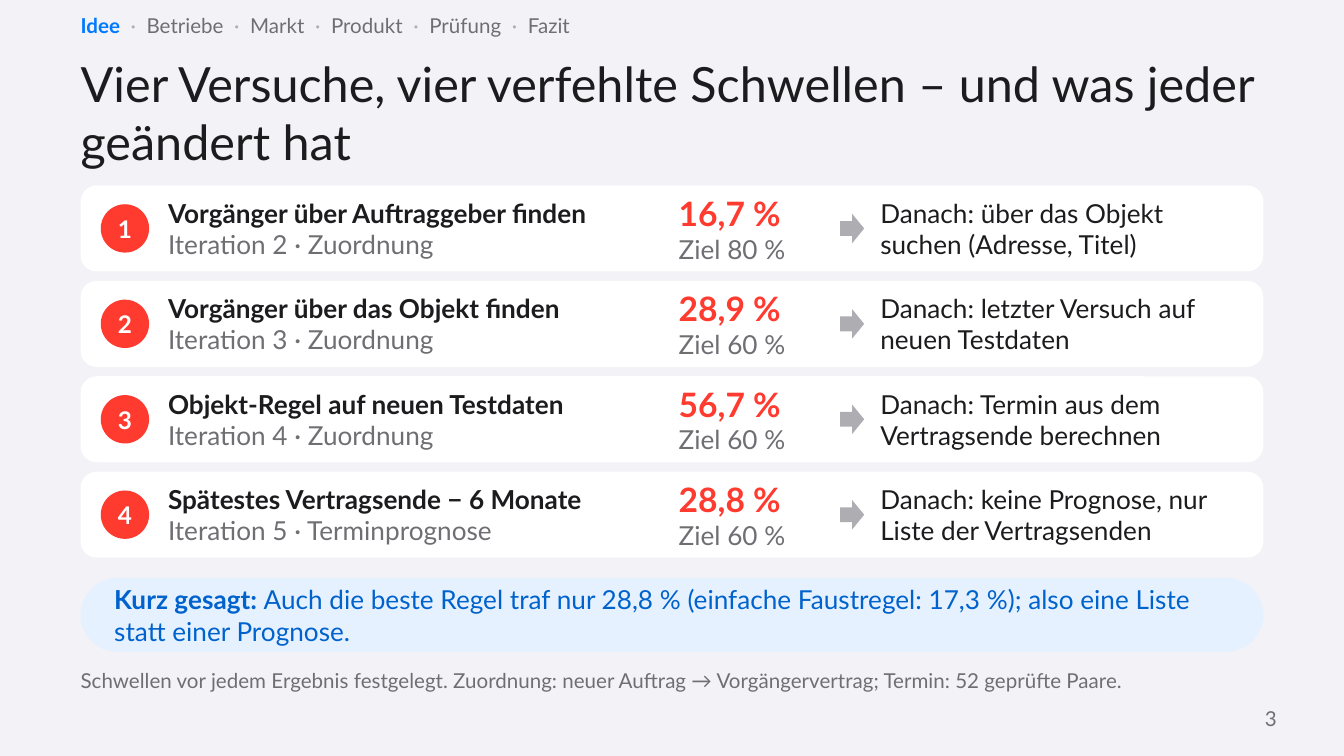
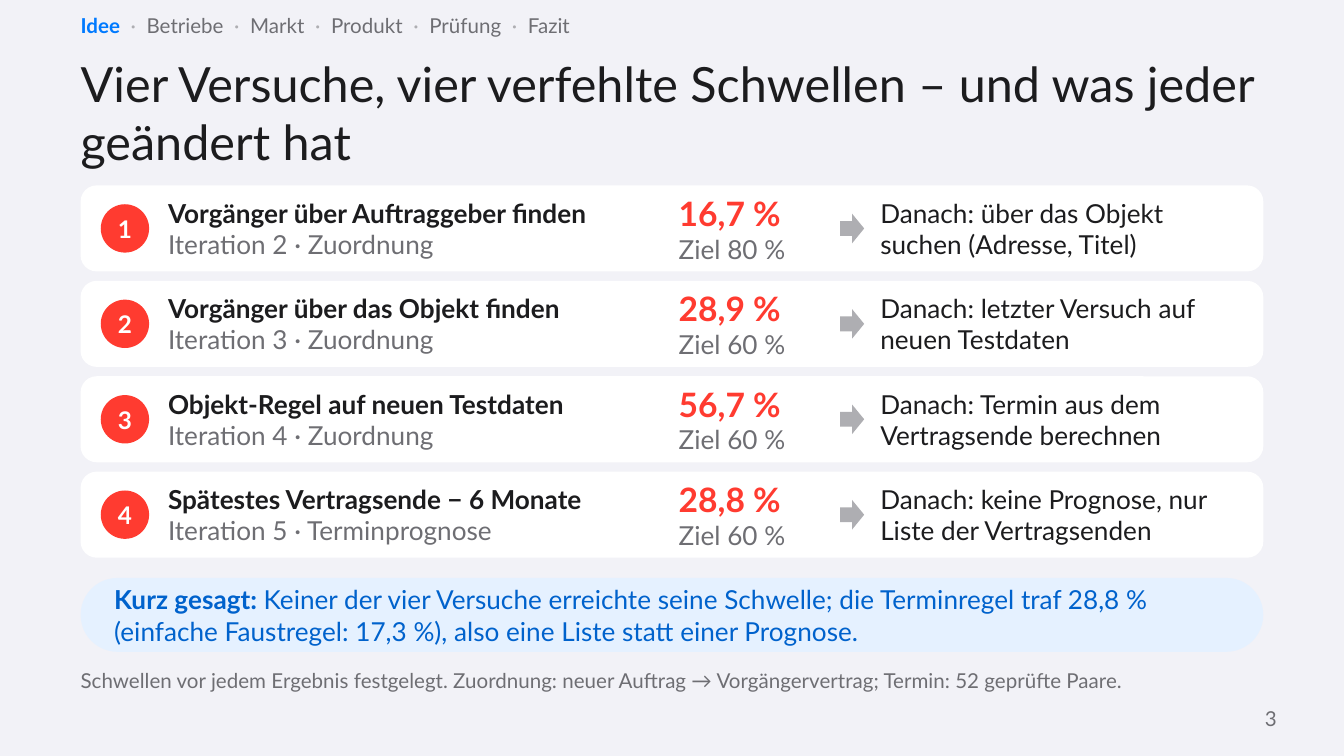
Before and after one commit to ludwigrichthammer9-web/vergabe_radar, a slide deck: slide 3 of docs/vortrag/vortrag_vergabe_radar.pptx. Drawn at 1344x756 pixels with LibreOffice and Linux fonts; fonts in the diff are those of the drawing. Boxes give left, top, right and bottom in pixels: in the first picture for what was removed or moved away, otherwise in the second. Text is boxed around its words. In the diff, an @@ line names an element or a change of style, - is before the commit and + after.

```diff
--- a/docs/vortrag/vortrag_vergabe_radar.pptx
+++ b/docs/vortrag/vortrag_vergabe_radar.pptx
@@ text at (x1=114, y1=589, x2=1119, y2=645): text changed @@
-Kurz gesagt: Auch die beste Regel traf nur 28,8 % (einfache Faustregel: 17,3 %); also eine Liste statt einer Prognose.
+Kurz gesagt: Keiner der vier Versuche erreichte seine Schwelle; die Terminregel traf 28,8 % (einfache Faustregel: 17,3 %), also eine Liste statt einer Prognose.
```
Also in this commit, not shown: 4 other slides changed, 7 other files.
